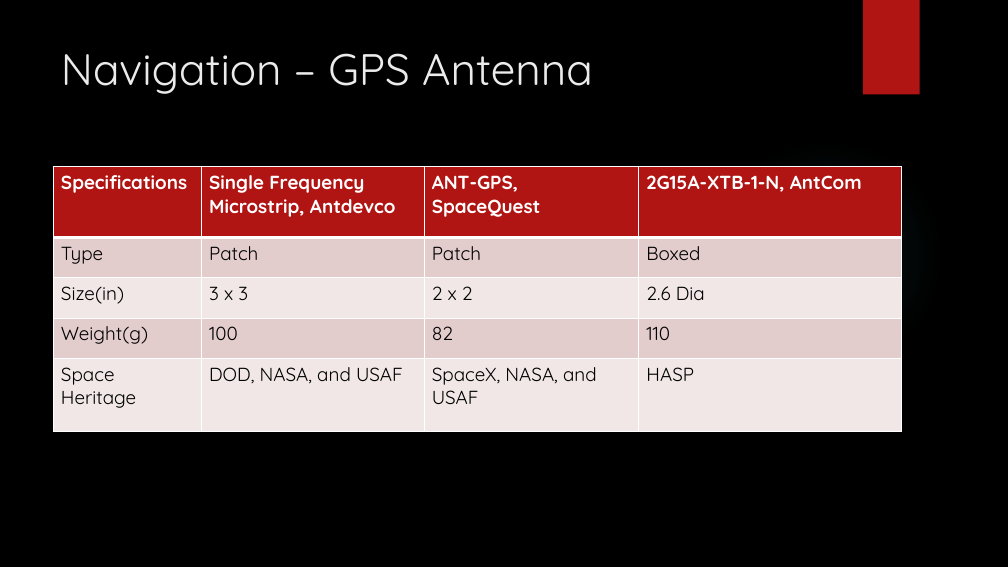
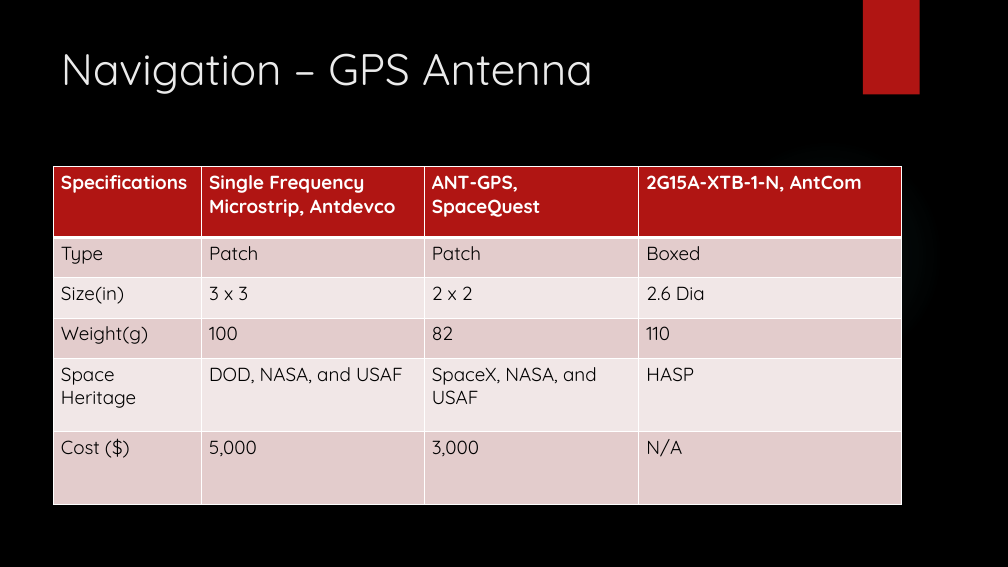
Before and after one commit to HASP-UMN/CubeSat, a slide deck: slide 11 of Presentations/PDR_Presentation.pptx. Drawn at 1008x567 pixels with LibreOffice and Linux fonts; fonts in the diff are those of the drawing; background and template pictures are left out. Boxes give left, top, right and bottom in pixels: in the first picture for what was removed or moved away, otherwise in the second. Text is boxed around its words. In the diff, an @@ line names an element or a change of style, - is before the commit and + after.

Commit message:
Updated PDR slides
Added GPS cost to slides from advice we recieved friday

```diff
--- a/Presentations/PDR_Presentation.pptx
+++ b/Presentations/PDR_Presentation.pptx
@@ table at [54, 167, 903, 505] @@
+row 6: Cost ($) | 5,000 | 3,000 | N/A
```
Also in this commit, not shown: 1 other slide changed.
